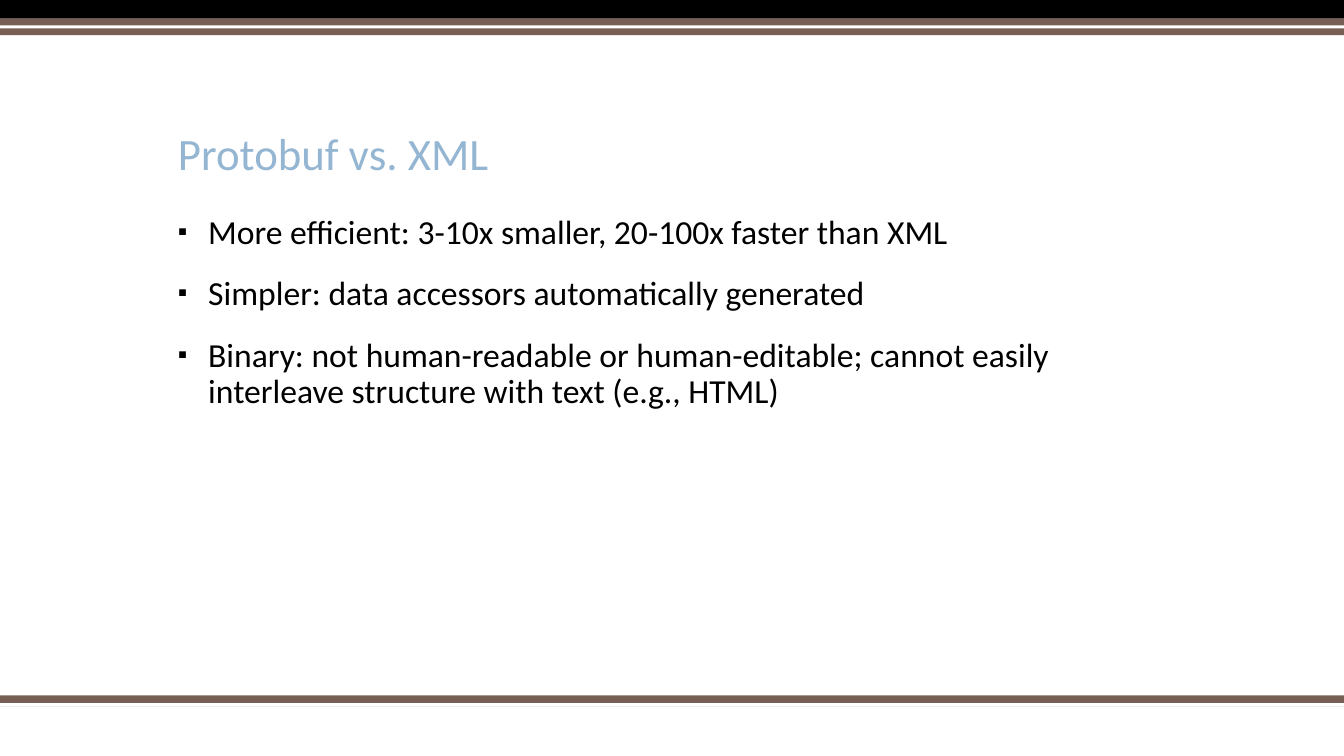
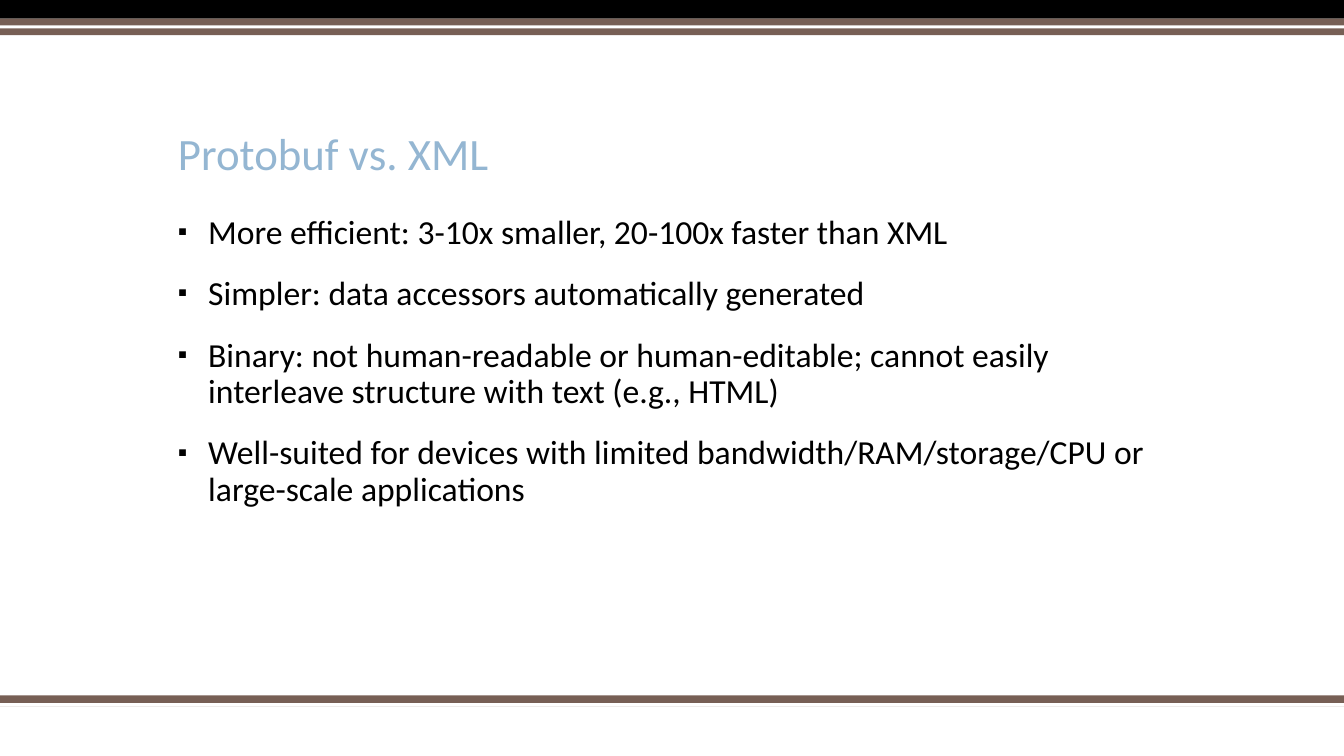
Before and after one commit to kerchen/PyOhioProtobuf, a slide deck: slide 3 of PythonProtobufPyOhio2017.pptx. Drawn at 1344x756 pixels with LibreOffice and Linux fonts; fonts in the diff are those of the drawing; background and template pictures are left out. Boxes give left, top, right and bottom in pixels: in the first picture for what was removed or moved away, otherwise in the second. Text is boxed around its words. In the diff, an @@ line names an element or a change of style, - is before the commit and + after.

```diff
--- a/PythonProtobufPyOhio2017.pptx
+++ b/PythonProtobufPyOhio2017.pptx
@@ text at (x1=208, y1=440, x2=1143, y2=507): paragraph added @@
+▪ Well-suited for devices with limited bandwidth/RAM/storage/CPU or large-scale applications
```
Also in this commit, not shown: 4 other slides changed, 8 slides added.
